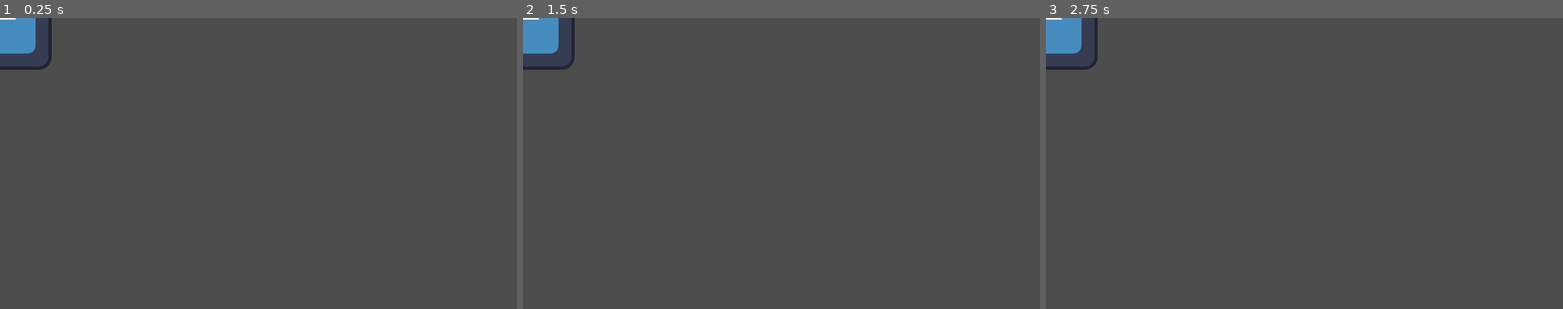
Above: before the commit, frames 1-3 (left to right).
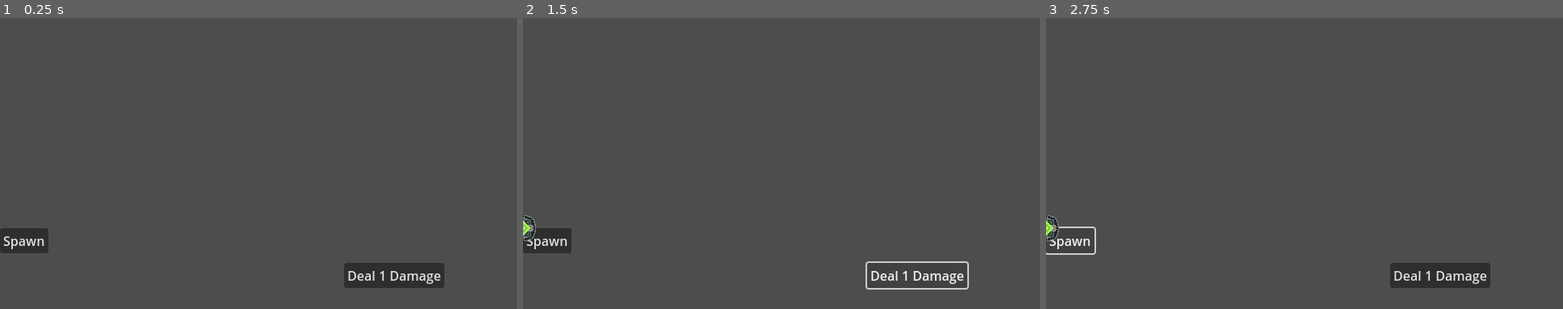
Above: after the commit, the same moments.

Repository: ourin00/DuosTomasinos-Game
Game: Godot game, scene res://Scenes/First_Level.tscn
Same seed, same stepped clock (60 frames per second), same inputs: the game is played once before the commit and once after it. Before the commit the project starts from res://First_Level.tscn. The engine's default icon, where the game draws it, is replaced by a stand-in: a white triangle on a blue panel in a dark square.
Inputs (mouse positions are in pixels of both pictures, inside the frame that each line leads up to):
- Up to frame 1 (0.25 s): no input
- Up to frame 2 (1.5 s): click (548, 242) at 0.5 s, where only the run after the commit has a clickable "Spawn"; click (915, 274) at 1.25 s, where only the run after the commit has a clickable "Deal 1 Damage"
- Up to frame 3 (2.75 s): click (1071, 242) at 2 s, where only the run after the commit has a clickable "Spawn"

The runs differ from the first frame. In frame 1, 3.4% of the frame differs, in the area x 0-86%, y 0-93%; in frame 2, 2.5%; in frame 3, 3.1%.
Error after the commit: Invalid call. Nonexistent function 'take_damage' in base 'Nil'. (res://Scripts/hand.gd:13)

Commit message:
getting set up the state machine
state machine for dragging and placing turretr

Diff:
--- /dev/null
+++ b/towerdefensedt/Custom_resources/towerstats.gd
@@ -0,0 +1,31 @@
+class_name TowerStats
+extends Resource
+
+@export var max_health = 1
+@export var art: Texture
+
+var health: int: set = set_health
+var block: int: set = set_block
+
+
+func set_health(value:int):
+	health = clampi(value,0,max_health)
+
+
+func set_block(value : int) -> void:
+	block = clampi(value, 0, 999)
+
+func create_instance() -> Resource:
+	var instance: TowerStats = self.duplicate()
+	instance.health = max_health
+	instance.block = 0
+	return instance
+
+
+func take_damage(damage: int) -> void:
+	if damage <=0:
+		return
+	var initial_damage = damage
+	damage = clampi(damage-block,0,damage)
+	self.block = clampi(block - initial_damage,0,block)
+	self.health-=damage
--- a/towerdefensedt/First_Level.tscn
+++ /dev/null
@@ -1,15 +0,0 @@
-[gd_scene load_steps=3 format=3 uid="uid://cbfsm1bcd6vmo"]
-
-[ext_resource type="Texture2D" uid="uid://cqlk0ojxoyse" path="res://icon.svg" id="1_8x6f7"]
-
-[sub_resource type="RectangleShape2D" id="RectangleShape2D_y1ijq"]
-
-[node name="Tower" type="Node2D"]
-
-[node name="Area2D" type="Area2D" parent="."]
-
-[node name="CollisionShape2D" type="CollisionShape2D" parent="Area2D"]
-shape = SubResource("RectangleShape2D_y1ijq")
-
-[node name="Sprite2D" type="Sprite2D" parent="."]
-texture = ExtResource("1_8x6f7")
--- /dev/null
+++ b/towerdefensedt/Scenes/First_Level.tscn
@@ -0,0 +1,33 @@
+[gd_scene load_steps=2 format=3 uid="uid://cbfsm1bcd6vmo"]
+
+[ext_resource type="Script" uid="uid://dlisxiu1svfrl" path="res://Scripts/hand.gd" id="3_vxpd3"]
+
+[node name="Main" type="Node2D"]
+
+[node name="CanvasLayer" type="CanvasLayer" parent="."]
+
+[node name="Container" type="Container" parent="CanvasLayer"]
+custom_minimum_size = Vector2(500, 100)
+anchors_preset = 2
+anchor_top = 1.0
+anchor_bottom = 1.0
+offset_top = -100.0
+offset_right = 500.0
+grow_vertical = 0
+script = ExtResource("3_vxpd3")
+
+[node name="Button" type="Button" parent="CanvasLayer/Container"]
+layout_mode = 2
+text = "Spawn"
+
+[node name="Button2" type="Button" parent="CanvasLayer"]
+offset_left = 426.0
+offset_top = 303.0
+offset_right = 550.0
+offset_bottom = 334.0
+text = "Deal 1 Damage"
+
+[node name="Enemy" type="Node2D" parent="."]
+
+[connection signal="pressed" from="CanvasLayer/Container/Button" to="CanvasLayer/Container" method="_on_button_pressed"]
+[connection signal="pressed" from="CanvasLayer/Button2" to="CanvasLayer/Container" method="_on_button_2_pressed"]
--- /dev/null
+++ b/towerdefensedt/Scenes/tower.tscn
@@ -0,0 +1,28 @@
+[gd_scene load_steps=6 format=3 uid="uid://dnx035wwj1hnn"]
+
+[ext_resource type="Script" uid="uid://bxpvc0s5snbqo" path="res://Scripts/tower.gd" id="1_mh5eo"]
+[ext_resource type="Texture2D" uid="uid://264fy11vch40" path="res://Art/Crystal_turret.png" id="2_mh5eo"]
+[ext_resource type="Resource" uid="uid://b6hxhsrcnv67t" path="res://Tower_Stats.tres" id="2_tghyl"]
+
+[sub_resource type="RectangleShape2D" id="RectangleShape2D_y1ijq"]
+size = Vector2(32, 32)
+
+[sub_resource type="CircleShape2D" id="CircleShape2D_tghyl"]
+radius = 51.0098
+
+[node name="Tower" type="Node2D"]
+script = ExtResource("1_mh5eo")
+tower = ExtResource("2_tghyl")
+
+[node name="Sprite2D" type="Sprite2D" parent="."]
+texture = ExtResource("2_mh5eo")
+
+[node name="HP" type="Area2D" parent="."]
+
+[node name="CollisionShape2D" type="CollisionShape2D" parent="HP"]
+shape = SubResource("RectangleShape2D_y1ijq")
+
+[node name="CheckForEnemies" type="Area2D" parent="."]
+
+[node name="CollisionShape2D" type="CollisionShape2D" parent="CheckForEnemies"]
+shape = SubResource("CircleShape2D_tghyl")
--- /dev/null
+++ b/towerdefensedt/Scripts/hand.gd
@@ -0,0 +1,13 @@
+class_name Hand
+extends Container
+
+@onready var TOWER = preload("res://Scenes/tower.tscn")
+var tower
+#spawns tower
+func _on_button_pressed() -> void:
+	var tower = TOWER.instantiate()
+	add_child(tower)
+
+#deals damage to tower
+func _on_button_2_pressed() -> void:
+	tower.take_damage(3)
--- a/towerdefensedt/Scripts/node_2d.tscn
+++ /dev/null
@@ -1,6 +0,0 @@
-[gd_scene load_steps=2 format=3 uid="uid://d0px4kole2u0t"]
-
-[ext_resource type="Script" uid="uid://cu4u6xggaoekb" path="res://node_2d.gd" id="1_x1gbe"]
-
-[node name="Node2D" type="Node2D"]
-script = ExtResource("1_x1gbe")
--- /dev/null
+++ b/towerdefensedt/Scripts/tower.gd
@@ -0,0 +1,12 @@
+class_name Tower
+extends Node2D
+
+@export var tower: TowerStats : set = set_tower_stats
+@onready var tower_state_machine: TowerState
+
+func set_tower_stats(value:TowerStats) -> void:
+	tower = value.create_instance()
+
+
+func _on_mouse_entered()->void:
+	pass
--- /dev/null
+++ b/towerdefensedt/Scripts/tower_state.gd
@@ -0,0 +1,27 @@
+class_name TowerState
+extends Node
+
+enum State {BASE, CLICKED, DRAGGING, RELEASED}
+
+signal transition_request (from: TowerState, to: State)
+
+@export var state: State
+
+func enter() -> void:
+	pass
+
+func exit() -> void:
+	pass
+
+func on_input(_event: InputEvent)-> void:
+	pass
+
+
+func on_gui_input(_event: InputEvent)-> void:
+	pass
+
+func on_mouse_enetered()-> void:
+	pass
+
+func on_mouse_exited()->void:
+	pass
--- /dev/null
+++ b/towerdefensedt/Scripts/tower_state_machine.gd
@@ -0,0 +1,2 @@
+class_name TowerStateMachine
+extends Node
--- /dev/null
+++ b/towerdefensedt/Tower_Stats.tres
@@ -0,0 +1,10 @@
+[gd_resource type="Resource" script_class="TowerStats" load_steps=3 format=3 uid="uid://b6hxhsrcnv67t"]
+
+[ext_resource type="Script" uid="uid://bags8kijvimwq" path="res://Custom_resources/towerstats.gd" id="1_bgrdh"]
+[ext_resource type="Texture2D" uid="uid://264fy11vch40" path="res://Art/Crystal_turret.png" id="1_eacwd"]
+
+[resource]
+script = ExtResource("1_bgrdh")
+max_health = 2
+art = ExtResource("1_eacwd")
+metadata/_custom_type_script = "uid://bags8kijvimwq"
--- a/towerdefensedt/project.godot
+++ b/towerdefensedt/project.godot
@@ -20,6 +20,14 @@
 window/size/viewport_width=640
 window/size/viewport_height=360
 
+[input]
+
+left_click={
+"deadzone": 0.2,
+"events": [Object(InputEventMouseButton,"resource_local_to_scene":false,"resource_name":"","device":-1,"window_id":0,"alt_pressed":false,"shift_pressed":false,"ctrl_pressed":false,"meta_pressed":false,"button_mask":0,"position":Vector2(0, 0),"global_position":Vector2(0, 0),"factor":1.0,"button_index":1,"canceled":false,"pressed":false,"double_click":false,"script":null)
+]
+}
+
 [rendering]
 
 textures/canvas_textures/default_texture_filter=0
Binary file added: towerdefensedt/Art/Crystal_turret.png
Not shown, added: towerdefensedt/Art/Crystal_turret.png.import
Not shown, added: towerdefensedt/Custom_resources/towerstats.gd.uid
Not shown, added: towerdefensedt/Scripts/hand.gd.uid
Not shown, added: towerdefensedt/Scripts/tower.gd.uid
Not shown, added: towerdefensedt/Scripts/tower_state.gd.uid
Not shown, added: towerdefensedt/Scripts/tower_state_machine.gd.uid
